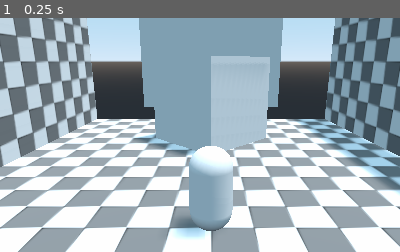
Above: before the commit, frame 1.
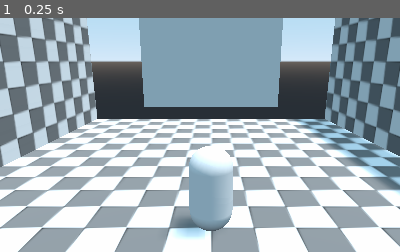
Above: after the commit, the same moment.

Repository: hellocld/bgsjam-xviii
Game: Godot game, scene res://Scratch/TestHallway/TestHallway.tscn
Same seed, same stepped clock (60 frames per second), same inputs: the game is played once before the commit and once after it. The project has no main scene, so this scene is started directly.
Inputs:
- Up to frame 1 (0.25 s): no input
The pictures show only the part of the screen within x 24-74%, y 25-75%; the shares and areas given below are measured in that part.

The runs differ from the first frame. In frame 1, 8.0% of the frame differs, in the area x 33-68%, y 16-59%.

Commit message:
Event bus, hallway manager

Diff:
--- /dev/null
+++ b/Autoloads/EventBus/EventBus.gd
@@ -0,0 +1,9 @@
+extends Node
+
+signal hall_completed()
+
+signal game_over()
+
+signal game_start()
+
+signal hall_start()
--- a/Autoloads/GameManager/GameManager.gd
+++ b/Autoloads/GameManager/GameManager.gd
@@ -2,3 +2,7 @@
 
 
 var gravity = Vector3(0, -0.4, 0)
+
+
+func _ready() -> void:
+	pass
--- /dev/null
+++ b/Scenes/AAA_Primary/HallwayManager/HallwayManager.gd
@@ -0,0 +1,79 @@
+extends Spatial
+
+export(float) var Hall_Transition_Speed := 2.0
+export(Array,PackedScene) var Hallway_Tiles : Array
+
+
+var _active_hallway : Hallway setget set_active_hallway,get_active_hallway
+var _next_hallway : Hallway setget set_next_hallway,get_next_hallway
+var _completed_hallway : Hallway setget set_completed_hallway,get_completed_hallway
+
+var _transitioning := false
+
+
+func _ready() -> void:
+	EventBus.connect("hall_completed", self, "_on_hall_completed")
+	# Select/instance first and second hall tiles
+	var first = _instance_random_hallway()
+	set_active_hallway(first)
+	var second = _instance_random_hallway()
+	set_next_hallway(second)
+
+
+func _physics_process(delta) -> void:
+	if _transitioning:
+		_process_hall_transition(delta)
+
+
+func _instance_random_hallway() -> Hallway:
+	var h = Hallway_Tiles[randi() % Hallway_Tiles.size()].instance()
+	$Hallways.add_child(h)
+	return h
+
+
+func add_bullet(bullet:BaseCreature) -> void:
+	$Bullets.add_child(bullet)
+
+
+func add_enemy(enemy:BaseCreature) -> void:
+	$Enemies.add_child(enemy)
+
+
+func get_active_hallway() -> Hallway:
+	return _active_hallway
+
+
+func set_active_hallway(hallway:Hallway) -> void:
+	_active_hallway = hallway
+
+
+func get_next_hallway() -> Hallway:
+	return _next_hallway
+
+
+func set_next_hallway(hallway:Hallway) -> void:
+	_next_hallway = hallway
+	_next_hallway.global_transform = get_active_hallway().get_next_hall_connector()
+
+
+func get_completed_hallway() -> Hallway:
+	return _completed_hallway
+
+
+func set_completed_hallway(hallway:Hallway) -> void:
+	_completed_hallway = hallway
+
+
+func _on_hall_completed() -> void:
+	_completed_hallway = get_active_hallway()
+	set_active_hallway(_next_hallway)
+	set_next_hallway(_instance_random_hallway())
+	_transitioning = true
+
+
+func _process_hall_transition(delta) -> void:
+	for child in $Hallways.get_children():
+		child.translate(Vector3.BACK * delta * Hall_Transition_Speed)
+	if get_active_hallway().global_transform.origin.z >= 0:
+		_transitioning = false
+		get_completed_hallway().queue_free()
--- /dev/null
+++ b/Scenes/AAA_Primary/HallwayManager/HallwayManager.tscn
@@ -0,0 +1,25 @@
+[gd_scene load_steps=4 format=2]
+
+[ext_resource path="res://Scenes/AAA_Primary/HallwayManager/HallwayManager.gd" type="Script" id=1]
+[ext_resource path="res://Scenes/Creatures/Player/PlayerCreature.tscn" type="PackedScene" id=2]
+[ext_resource path="res://Scenes/Hallways/TestHallway/TestHallway.tscn" type="PackedScene" id=3]
+
+[node name="HallwayManager" type="Spatial"]
+script = ExtResource( 1 )
+Hallway_Tiles = [ ExtResource( 3 ) ]
+
+[node name="Enemies" type="Spatial" parent="."]
+
+[node name="Bullets" type="Spatial" parent="."]
+
+[node name="Hallways" type="Spatial" parent="."]
+__meta__ = {
+"_editor_description_": "Parent node for Hallway scenes."
+}
+
+[node name="Camera" type="Camera" parent="."]
+transform = Transform( 1, 0, 0, 0, 0.965926, 0.258819, 0, -0.258819, 0.965926, 0, 2, 2.90885 )
+fov = 80.0
+
+[node name="PlayerCreature" parent="." instance=ExtResource( 2 )]
+transform = Transform( 1, 0, 0, 0, 1, 0, 0, 0, 1, 0, 1, 0 )
--- a/Scenes/Creatures/Bullets/TestPlayerBullet/TestPlayerBullet.tscn
+++ b/Scenes/Creatures/Bullets/TestPlayerBullet/TestPlayerBullet.tscn
@@ -11,7 +11,7 @@
 flags_transparent = true
 flags_unshaded = true
 params_billboard_mode = 1
-albedo_color = Color( 0.988235, 0.0705882, 0.0705882, 1 )
+albedo_color = Color( 0.678431, 0.988235, 0.0705882, 1 )
 albedo_texture = ExtResource( 3 )
 
 [sub_resource type="QuadMesh" id=3]
@@ -38,3 +38,6 @@
 [node name="MeshInstance" type="MeshInstance" parent="MeshPivot" index="0"]
 mesh = SubResource( 3 )
 material/0 = null
+
+[node name="OmniLight" type="OmniLight" parent="MeshPivot/MeshInstance" index="0"]
+light_color = Color( 0.627451, 0.921569, 0.0588235, 1 )
--- /dev/null
+++ b/Scenes/Creatures/Enemies/HallCompleteSwitch/HallCompleteSwitch.gd
@@ -0,0 +1,6 @@
+extends BaseCreature
+
+
+func _on_Health_killed() -> void:
+	EventBus.emit_signal("hall_completed")
+	queue_free()
--- /dev/null
+++ b/Scenes/Creatures/Enemies/HallCompleteSwitch/HallCompleteSwitch.tscn
@@ -0,0 +1,30 @@
+[gd_scene load_steps=6 format=2]
+
+[ext_resource path="res://Scenes/Creatures/AAA_Baseline/EnemyCreature.tscn" type="PackedScene" id=1]
+[ext_resource path="res://Scenes/Creatures/Enemies/HallCompleteSwitch/HallCompleteSwitch.gd" type="Script" id=2]
+
+[sub_resource type="SphereShape" id=1]
+radius = 0.5
+
+[sub_resource type="SpatialMaterial" id=2]
+albedo_color = Color( 1, 0.109804, 0.109804, 1 )
+
+[sub_resource type="SphereMesh" id=3]
+material = SubResource( 2 )
+radius = 0.5
+height = 1.0
+
+[node name="HallCompleteSwitch" instance=ExtResource( 1 )]
+collision_layer = 1
+script = ExtResource( 2 )
+Apply_Gravity = false
+
+[node name="CollisionShape" type="CollisionShape" parent="Hitbox" index="0"]
+shape = SubResource( 1 )
+
+[node name="Health" parent="." index="2"]
+Max_Health = 10
+
+[node name="MeshInstance" type="MeshInstance" parent="MeshPivot" index="0"]
+mesh = SubResource( 3 )
+material/0 = null
--- /dev/null
+++ b/Scenes/Hallways/AAA_Baseline/BaseHallway.gd
@@ -0,0 +1,6 @@
+class_name Hallway
+extends Spatial
+
+
+func get_next_hall_connector() -> Transform:
+	return $NextHallConnector.global_transform
--- /dev/null
+++ b/Scenes/Hallways/AAA_Baseline/BaseHallway.tscn
@@ -0,0 +1,11 @@
+[gd_scene load_steps=2 format=2]
+
+[ext_resource path="res://Scenes/Hallways/AAA_Baseline/BaseHallway.gd" type="Script" id=1]
+
+[node name="BaseHallway" type="Spatial"]
+script = ExtResource( 1 )
+
+[node name="NextHallConnector" type="Position3D" parent="."]
+__meta__ = {
+"_editor_description_": "Global transform where HallwayManager will instance next Hallway."
+}
--- /dev/null
+++ b/Scenes/Hallways/TestHallway/TestHallway.tscn
@@ -0,0 +1,40 @@
+[gd_scene load_steps=5 format=2]
+
+[ext_resource path="res://Textures/AAA_Util/checker.svg" type="Texture" id=1]
+[ext_resource path="res://Scenes/Hallways/AAA_Baseline/BaseHallway.tscn" type="PackedScene" id=2]
+[ext_resource path="res://Scenes/Creatures/Enemies/HallCompleteSwitch/HallCompleteSwitch.tscn" type="PackedScene" id=3]
+
+[sub_resource type="SpatialMaterial" id=1]
+albedo_texture = ExtResource( 1 )
+uv1_triplanar = true
+
+[node name="TestHallway" instance=ExtResource( 2 )]
+
+[node name="NextHallConnector" parent="." index="0"]
+transform = Transform( 1, 0, 0, 0, 1, 0, 0, 0, 1, 0, 0, -8 )
+
+[node name="Bounds" type="CSGCombiner" parent="." index="1"]
+transform = Transform( 1, 0, 0, 0, 1, 0, 0, 0, 1, 0, 0, 0.5 )
+material_override = SubResource( 1 )
+use_collision = true
+
+[node name="Floor" type="CSGBox" parent="Bounds" index="0"]
+transform = Transform( 1, 0, 0, 0, 1, 0, 0, 0, 1, 0, 0, -4.5 )
+width = 8.0
+height = 0.2
+depth = 8.0
+
+[node name="Wall" type="CSGBox" parent="Bounds" index="1"]
+transform = Transform( 1, 0, 0, 0, 1, 0, 0, 0, 1, 4, 2, -4.5 )
+width = 0.2
+height = 4.0
+depth = 8.0
+
+[node name="Wall2" type="CSGBox" parent="Bounds" index="2"]
+transform = Transform( 1, 0, 0, 0, 1, 0, 0, 0, 1, -4, 2, -4.5 )
+width = 0.2
+height = 4.0
+depth = 8.0
+
+[node name="HallCompleteSwitch" parent="." index="2" instance=ExtResource( 3 )]
+transform = Transform( 1, 0, 0, 0, 1, 0, 0, 0, 1, 0, 0.8, -7 )
--- a/Scratch/TestHallway/TestHallway.tscn
+++ b/Scratch/TestHallway/TestHallway.tscn
@@ -1,9 +1,8 @@
-[gd_scene load_steps=6 format=2]
+[gd_scene load_steps=5 format=2]
 
 [ext_resource path="res://Scenes/Creatures/Player/PlayerCreature.tscn" type="PackedScene" id=1]
 [ext_resource path="res://Textures/AAA_Util/checker.svg" type="Texture" id=2]
 [ext_resource path="res://Scratch/TestHallway/BulletDespawner.gd" type="Script" id=3]
-[ext_resource path="res://Scenes/Creatures/Enemies/TestEnemy/TestEnemy.tscn" type="PackedScene" id=4]
 
 [sub_resource type="SpatialMaterial" id=1]
 albedo_texture = ExtResource( 2 )
@@ -53,6 +52,3 @@
 width = 12.0
 height = 8.0
 script = ExtResource( 3 )
-
-[node name="TestEnemy" parent="." instance=ExtResource( 4 )]
-transform = Transform( 0.707107, 0, 0.707107, 0, 1, 0, -0.707107, 0, 0.707107, 0, 1, -4 )
--- a/project.godot
+++ b/project.godot
@@ -14,6 +14,11 @@
 "language": "GDScript",
 "path": "res://Scenes/Creatures/AAA_Baseline/BaseCreature.gd"
 }, {
+"base": "Spatial",
+"class": "Hallway",
+"language": "GDScript",
+"path": "res://Scenes/Hallways/AAA_Baseline/BaseHallway.gd"
+}, {
 "base": "Position3D",
 "class": "Weapon",
 "language": "GDScript",
@@ -21,6 +26,7 @@
 } ]
 _global_script_class_icons={
 "BaseCreature": "",
+"Hallway": "",
 "Weapon": ""
 }
 
@@ -31,6 +37,7 @@
 [autoload]
 
 GameManager="*res://Autoloads/GameManager/GameManager.gd"
+EventBus="*res://Autoloads/EventBus/EventBus.gd"
 
 [input]
 
